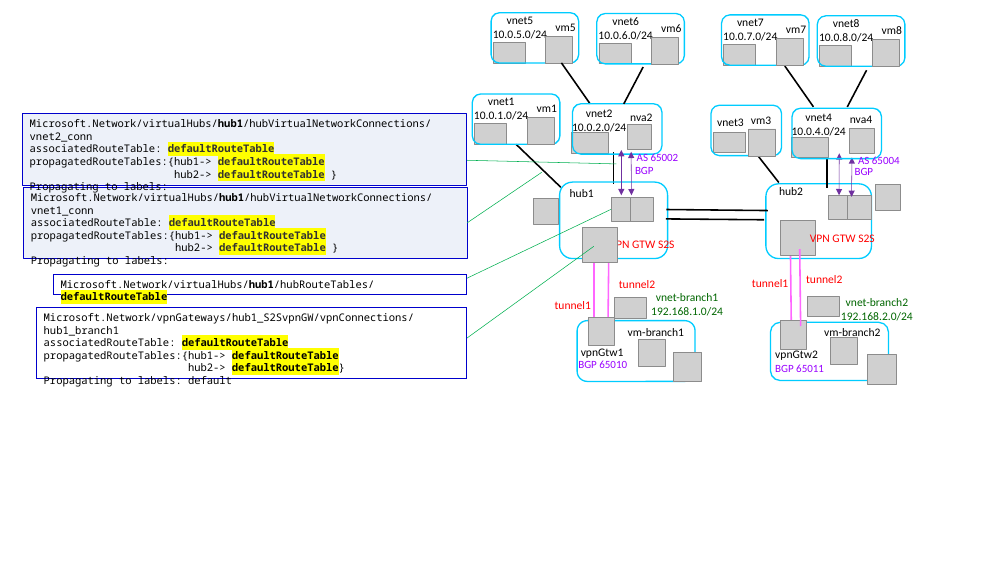
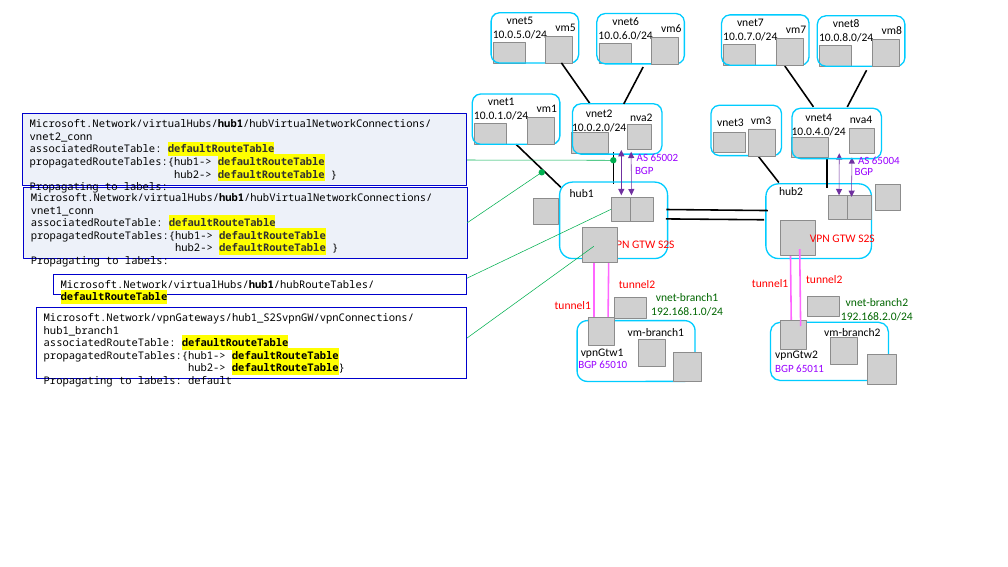
Before and after one commit to fabferri/az-pattern, a slide deck: slide 4 of vwan/03-vwan-route-through-nva-bgp/media/network-diagram.pptx. Drawn at 1008x567 pixels with LibreOffice and Linux fonts; fonts in the diff are those of the drawing; grey boxes stand for pictures. Boxes give left, top, right and bottom in pixels: in the first picture for what was removed or moved away, otherwise in the second. Text is boxed around its words. In the diff, an @@ line names an element or a change of style, - is before the commit and + after.

```diff
--- a/vwan/03-vwan-route-through-nva-bgp/media/network-diagram.pptx
+++ b/vwan/03-vwan-route-through-nva-bgp/media/network-diagram.pptx
@@ line moved from (456, 160) - (616, 164) to (456, 160) - (613, 160) @@
@@ line (456, 160) - (613, 160): line to arrow @@
@@ line (467, 223) - (542, 172): line to arrow @@
```
Also in this commit, not shown: 2 other slides changed.
